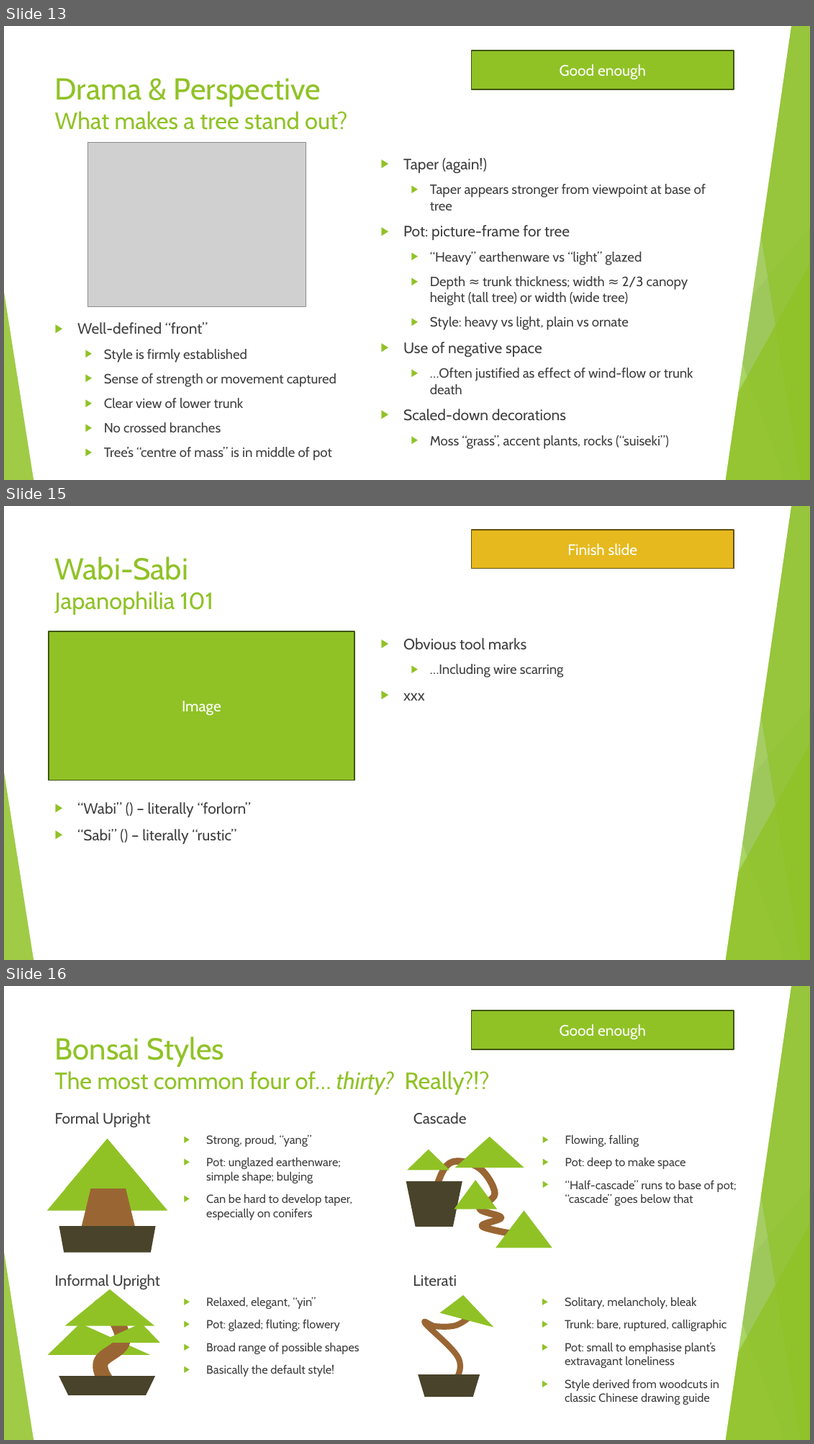
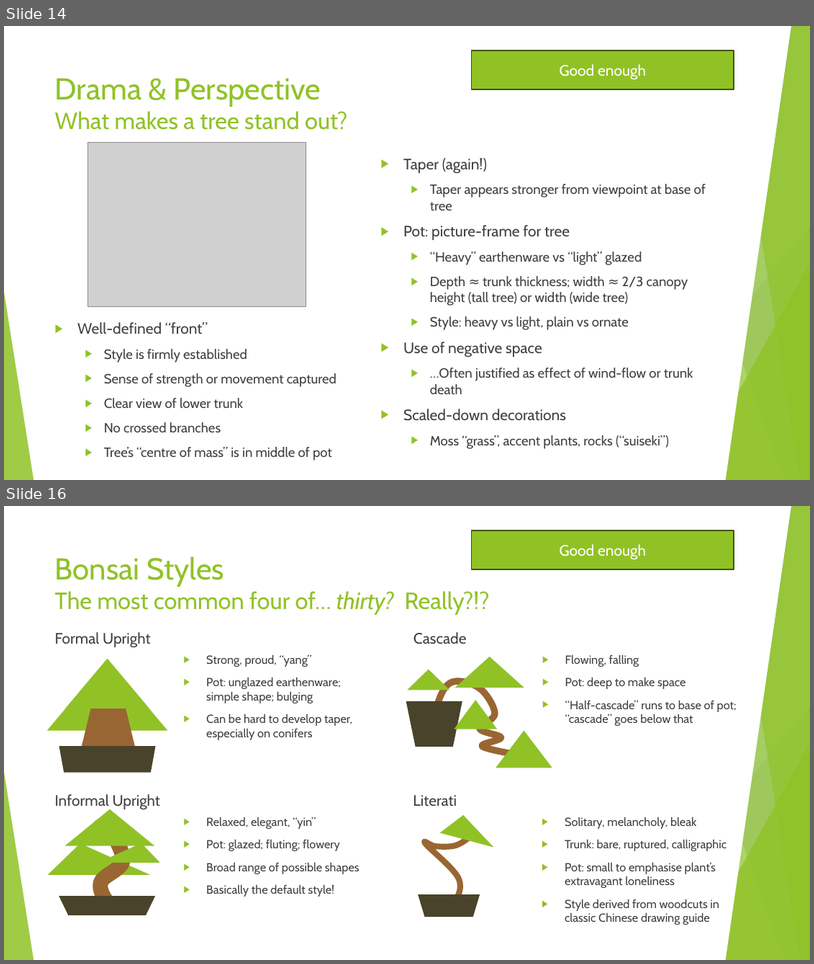
Before and after one commit to AlexLabram/Bonsai, a slide deck: Courseware/Bonsai On A Budget (running).pptx. Shown one above the other, each under a label of ours: slides 13, 15 and 16 before the commit, slides 14 and 16 after it; the slides between them are not shown. The pictures are 814x1444 and 814x964 pixels, drawn with LibreOffice and Linux fonts; fonts in the diff are those of the drawing; grey boxes stand for pictures. Boxes give left, top, right and bottom in pixels: in the first picture for what was removed or moved away, otherwise in the second. Text is boxed around its words. In the diff, an @@ line names an element or a change of style, - is before the commit and + after.

Commit message:
Added "Art principles" slide (replaces wabi-sabi stub)

```diff
--- a/Courseware/Bonsai On A Budget (running).pptx
+++ b/Courseware/Bonsai On A Budget (running).pptx
@@ slide 15 removed at (4,506,810,960), background #FFFFFF; not listed: 10 template elements that a slide beside it also shows @@
@@ parallelogram removed at (456,506,791,960) @@
@@ rectangle removed at (471,530,734,569) @@
-Finish slide
@@ title removed at (55,556,214,615) @@
-Wabi-Sabi
-Japanophilia 101
@@ rectangle removed at (49,631,354,780) @@
-Image
@@ text removed at (404,638,564,677) @@
-▶ Obvious tool marks
-  ▶ …Including wire scarring
-▶ xxx
@@ text removed at (77,802,251,844) @@
-▶ “Wabi” () – literally “forlorn”
-▶ “Sabi” () – literally “rustic”
@@ what was slide 13 is now slide 14 @@
```
Also in this commit, not shown: 1 slide changed, 1 slide added, 1 other file.
